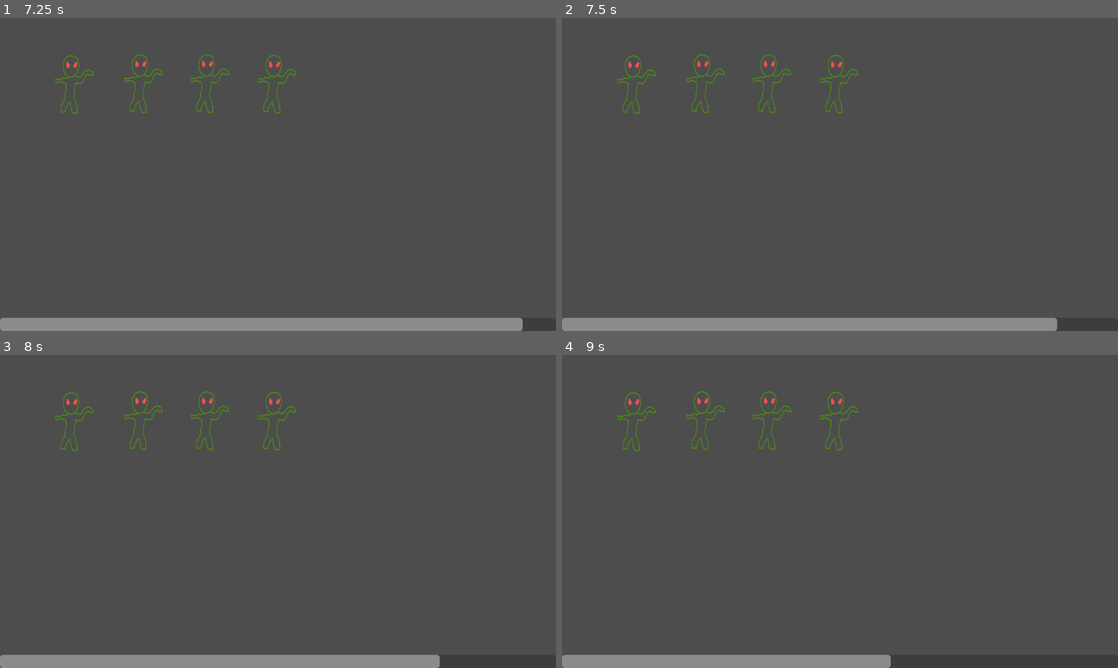
Above: before the commit, frames 1-4 (two rows, left to right).
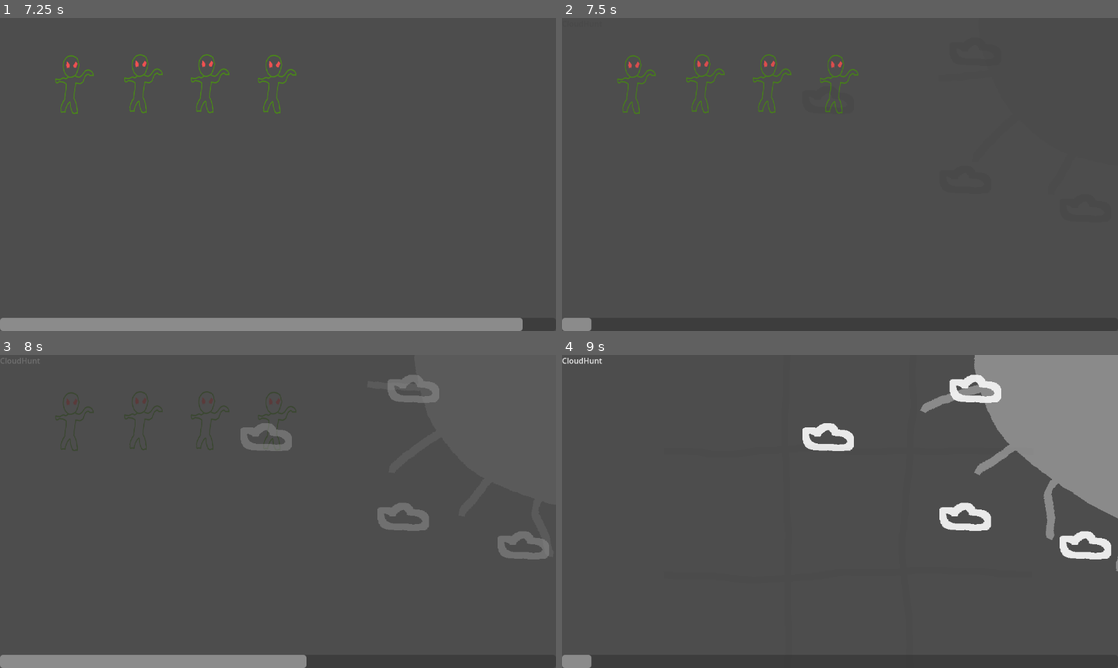
Above: after the commit, the same moments.

Repository: Lipatant/CasualTryhard
Game: Godot game, scene res://src/Scenes/SceneManager.tscn
Two runs of this game, one before a commit and one after it. Both use one fixed random seed, a clock stepped at 60 frames per second and the inputs below.
Inputs (mouse positions are in pixels of both pictures, inside the frame that each line leads up to):
- Up to frame 1 (7.25 s): click "Normal" at 0.5 s; move the mouse to (400, 158) at 1.27 s; click (400, 158) at 1.42 s; move the mouse to (166, 190) at 2.02 s; click (166, 190) at 2.17 s; move the mouse to (333, 105) at 2.77 s; click (333, 105) at 2.92 s; move the mouse to (250, 237) at 3.52 s; click (250, 237) at 3.67 s; move the mouse to (444, 221) at 4.27 s; click (444, 221) at 4.42 s; move the mouse to (111, 127) at 5.02 s; click (111, 127) at 5.17 s; move the mouse to (305, 174) at 5.77 s; click (305, 174) at 5.92 s; move the mouse to (194, 96) at 6.52 s; click (194, 96) at 6.67 s
- Up to frame 2 (7.5 s): move the mouse to (962, 158) at 7.27 s; click (962, 158) at 7.42 s
- Up to frame 3 (8 s): no input
- Up to frame 4 (9 s): move the mouse to (728, 527) at 8.02 s; click (728, 527) at 8.17 s; move the mouse to (895, 442) at 8.77 s; click (895, 442) at 8.92 s

Frame 1 is identical in both runs. In frame 2, 3.5% of the frame differs, in the area x 5-90%, y 95-100%; in frame 3, 3.6%; in frame 4, 15%, in the area x 0-100%, y 0-100%.

Commit message:
fix: zombies can be killed

Diff:
--- a/src/Games/ZombieHunt.tscn
+++ b/src/Games/ZombieHunt.tscn
@@ -3,7 +3,7 @@
 [ext_resource type="Script" path="res://src/Games/ZombieHunt/ZombieHunt.gd" id="1_560b7"]
 [ext_resource type="PackedScene" uid="uid://vmuo63clehkt" path="res://src/Games/ZombieHunt/ZombieHuntZombie.tscn" id="2_xovgl"]
 
-[node name="ZombieHunt" type="Control"]
+[node name="ZombieHunt" type="Control" node_paths=PackedStringArray("zombie_container")]
 layout_mode = 3
 anchors_preset = 15
 anchor_right = 1.0
@@ -11,6 +11,7 @@
 grow_horizontal = 2
 grow_vertical = 2
 script = ExtResource("1_560b7")
+zombie_container = NodePath("Node2D/ZombieContainer")
 
 [node name="Node2D" type="Node2D" parent="."]
 
--- a/src/Games/ZombieHunt/ZombieHunt.gd
+++ b/src/Games/ZombieHunt/ZombieHunt.gd
@@ -20,9 +20,7 @@
 			zombie_count += 1
 
 func _new_click_input(position : Vector2) -> void:
-	print('1')
 	if game_state != State.PLAYING or !zombie_container: return
-	print('2')
 	var zombie_hit : int = 0
 	var zombie_rect : Rect2
 	for zombie : ZombieHuntZombie in zombie_container.get_children():
--- a/src/Games/ZombieHunt/ZombieHuntZombie.tscn
+++ b/src/Games/ZombieHunt/ZombieHuntZombie.tscn
@@ -6,8 +6,9 @@
 [sub_resource type="RectangleShape2D" id="RectangleShape2D_a16a2"]
 size = Vector2(85, 124)
 
-[node name="Zombie" type="Area2D"]
+[node name="Zombie" type="Area2D" node_paths=PackedStringArray("collision_shape")]
 script = ExtResource("1_gjc2g")
+collision_shape = NodePath("CollisionShape2D")
 
 [node name="Sprite2D" type="Sprite2D" parent="."]
 scale = Vector2(0.692, 1)
